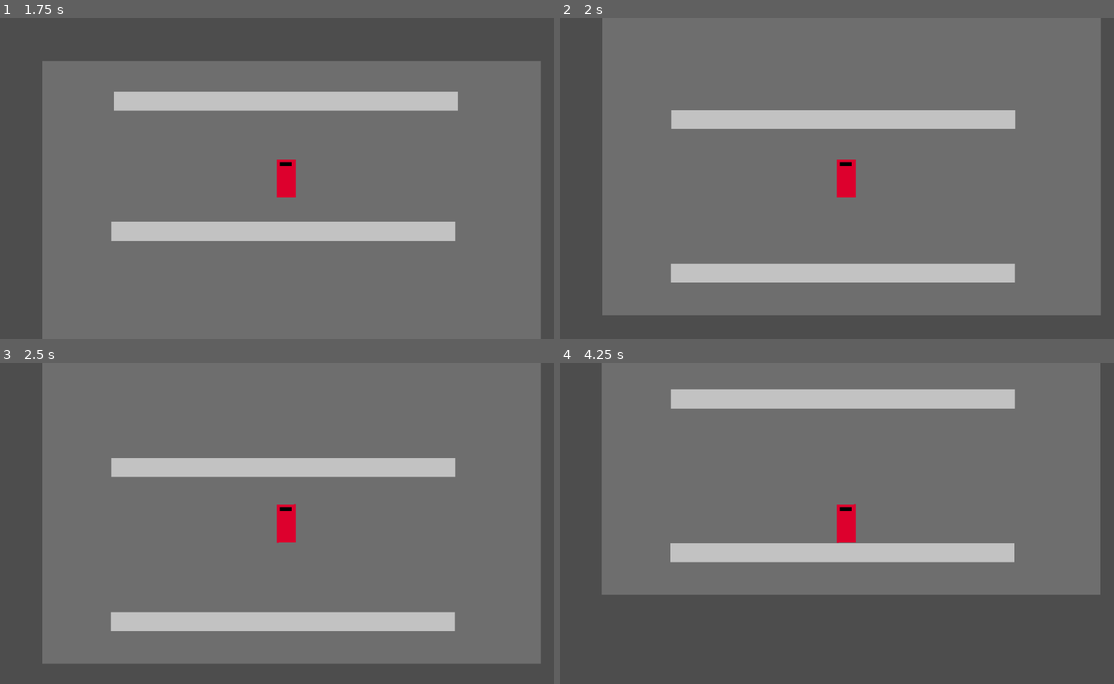
Above: before the commit, frames 1-4 (two rows, left to right).
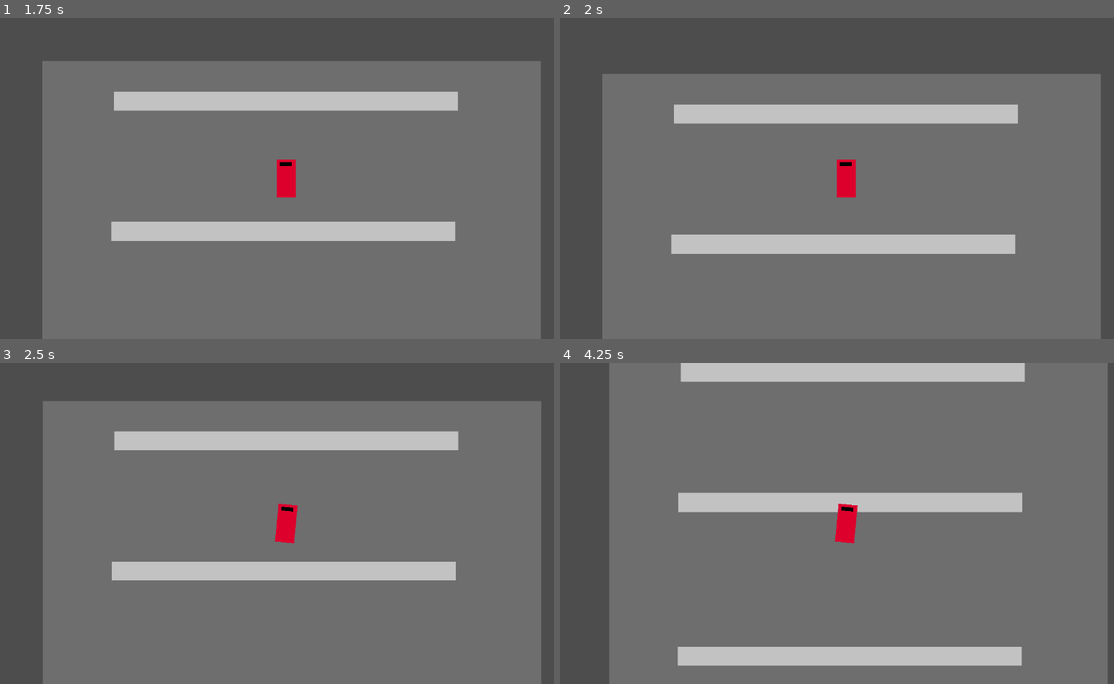
Above: after the commit, the same moments.

Repository: cammarcode/2025dtg
Game: Godot game, scene res://scenes/test.tscn
Same seed, same stepped clock (60 frames per second), same inputs: the game is played once before the commit and once after it.
Inputs:
- Up to frame 1 (1.75 s): tap Enter at 0.5 s; hold W (accelerate) from 0.53 s (still down)
- Up to frame 2 (2 s): keep holding W (accelerate)
- Up to frame 3 (2.5 s): release W (accelerate) at 2.03 s; hold A (turn_left) from 2.03 s (still down)
- Up to frame 4 (4.25 s): tap Space at 2.75 s; tap Enter at 3.5 s; release A (turn_left) at 3.53 s; hold S (brake) from 3.53 s (still down)

Frame 1 is identical in both runs. In frame 2, 32% of the frame differs, in the area x 7-98%, y 0-100%; in frame 3, 31%; in frame 4, 42%, in the area x 7-99%, y 0-100%.

Commit message:
Bounce/Spin off walls

Diff:
--- a/project.godot
+++ b/project.godot
@@ -12,8 +12,12 @@
 
 config/name="2025DTG"
 run/main_scene="res://scenes/test.tscn"
-config/features=PackedStringArray("4.3", "Forward Plus")
+config/features=PackedStringArray("4.4", "Forward Plus")
 config/icon="res://icon.svg"
+
+[global_group]
+
+player=""
 
 [input]
 
--- a/scenes/car.tscn
+++ b/scenes/car.tscn
@@ -1,17 +1,20 @@
-[gd_scene load_steps=3 format=3 uid="uid://cw8wsn46q8n64"]
+[gd_scene load_steps=4 format=3 uid="uid://cw8wsn46q8n64"]
 
-[ext_resource type="Script" path="res://scripts/car.gd" id="1_g25lt"]
+[ext_resource type="Script" uid="uid://c2ye4sw0e2xrv" path="res://scripts/car.gd" id="1_g25lt"]
 
 [sub_resource type="RectangleShape2D" id="RectangleShape2D_eyc5j"]
 size = Vector2(64, 128)
 
-[node name="Car" type="CharacterBody2D"]
+[sub_resource type="RectangleShape2D" id="RectangleShape2D_c35m8"]
+size = Vector2(63, 135)
+
+[node name="Car" type="CharacterBody2D" groups=["player"]]
 script = ExtResource("1_g25lt")
 
-[node name="CollisionShape2D" type="CollisionShape2D" parent="."]
+[node name="CollisionShape2D" type="CollisionShape2D" parent="." groups=["player"]]
 shape = SubResource("RectangleShape2D_eyc5j")
 
-[node name="ColorRect" type="ColorRect" parent="."]
+[node name="ColorRect" type="ColorRect" parent="." groups=["player"]]
 anchors_preset = 8
 anchor_left = 0.5
 anchor_top = 0.5
@@ -25,9 +28,25 @@
 grow_vertical = 2
 color = Color(0.86495, 0, 0.177401, 1)
 
-[node name="ColorRect2" type="ColorRect" parent="."]
+[node name="ColorRect2" type="ColorRect" parent="." groups=["player"]]
 offset_left = -21.0
 offset_top = -55.0
 offset_right = 19.0
 offset_bottom = -42.0
 color = Color(0, 0, 0, 1)
+
+[node name="Area2D" type="Area2D" parent="." groups=["player"]]
+
+[node name="CollisionShape2D" type="CollisionShape2D" parent="Area2D" groups=["player"]]
+position = Vector2(-0.5, -0.5)
+shape = SubResource("RectangleShape2D_c35m8")
+
+[node name="spin_timer" type="Timer" parent="."]
+one_shot = true
+
+[node name="fix_spin" type="Timer" parent="."]
+one_shot = true
+
+[connection signal="body_entered" from="Area2D" to="." method="_on_area_2d_body_entered"]
+[connection signal="timeout" from="spin_timer" to="." method="_on_spin_timer_timeout"]
+[connection signal="timeout" from="fix_spin" to="." method="_on_fix_spin_timeout"]
--- a/scenes/test.tscn
+++ b/scenes/test.tscn
@@ -41,12 +41,10 @@
 zoom = Vector2(0.6, 0.6)
 script = ExtResource("2_txnar")
 
-[node name="Area2D" type="Area2D" parent="."]
+[node name="StaticBody2D" type="StaticBody2D" parent="."]
 
-[node name="CollisionPolygon2D" type="CollisionPolygon2D" parent="Area2D"]
+[node name="CollisionPolygon2D" type="CollisionPolygon2D" parent="StaticBody2D"]
 polygon = PackedVector2Array(569, -138, 199, -602, -219, -763, -983, -808, -1407, -1493, -898, -2087, 131, -2098, 731,  …(222 unchanged characters)…
 
-[node name="CollisionPolygon2D2" type="CollisionPolygon2D" parent="Area2D"]
+[node name="CollisionPolygon2D2" type="CollisionPolygon2D" parent="StaticBody2D"]
 polygon = PackedVector2Array(-163, -1470, 1376, -667, 1353, -163, 871, -145, 686, -606, 274, -931, -567, -1210, -706, -1562, -258, -1638)
-
-[connection signal="body_entered" from="Area2D" to="Car" method="_on_area_2d_body_entered"]
--- a/scripts/car.gd
+++ b/scripts/car.gd
@@ -13,6 +13,8 @@
 var flag
 var prev_speed = 0
 var start_pos
+var roating = false
+var fix_spin = false
 
 func _ready():
 	start_pos = position
@@ -23,7 +25,7 @@
 
 func _physics_process(delta):
 	if Input.is_action_pressed("accelerate"):
-		print(speed-prev_speed)
+		#print(speed-prev_speed)
 		prev_speed = speed
 
 
@@ -39,7 +41,7 @@
 			speed += friction*delta
 			speed = clamp(speed, -max_speed/2, 0)
 	flag = false
-	if Input.is_action_pressed("turn_left"):
+	if Input.is_action_pressed("turn_left") or fix_spin:
 		flag = true
 		turn_rate += turn_rate_rate*delta
 		turn_rate = clamp(turn_rate, 0, max_turn_rate)
@@ -60,14 +62,29 @@
 	if Input.is_action_pressed("brake"):
 		speed -= brake_rate * delta
 
+	if roating:
+		angle += delta*PI*10*randf_range(1.9,2.1)
+
 	rotation = angle
 	velocity = velocity_vector * speed
 	move_and_slide()
 
 
+
+
 func _on_area_2d_body_entered(body):
-	position = start_pos
-	speed = 0
-	velocity_vector = Vector2(0,-1)
-	angle = 0
-	rotation = 0
+	if not body.is_in_group('player'):
+		if speed >= 1300:
+			$spin_timer.start(0.5)
+			roating = true
+		speed = -speed/2
+
+
+func _on_spin_timer_timeout() -> void:
+	roating = false
+	fix_spin = true
+	$fix_spin.start(0.1)
+
+
+func _on_fix_spin_timeout() -> void:
+	fix_spin = false
Not shown: 1 places in scenes/test.tscn that only renumber resources
Not shown, added: scripts/camera.gd.uid
Not shown, added: scripts/car.gd.uid
